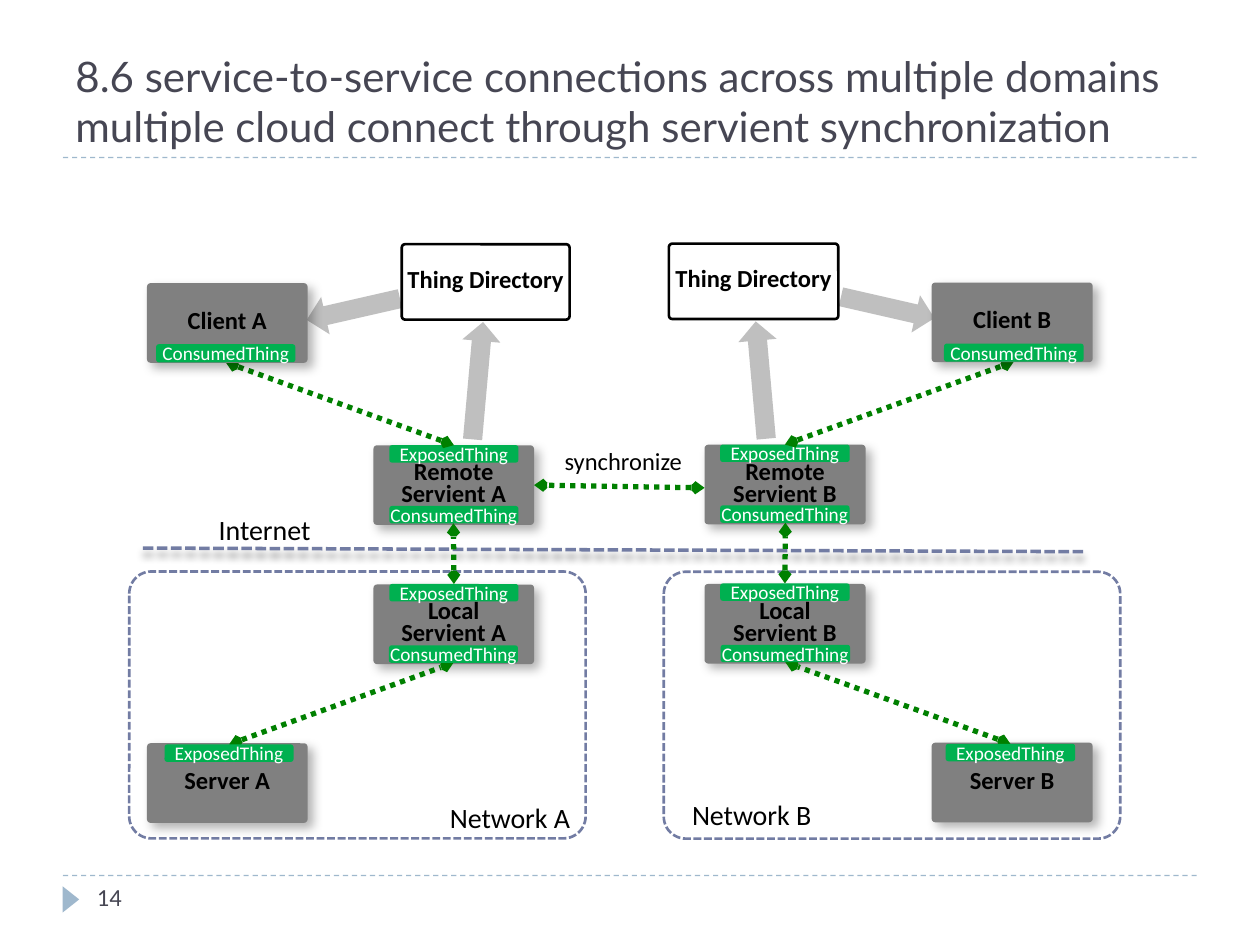
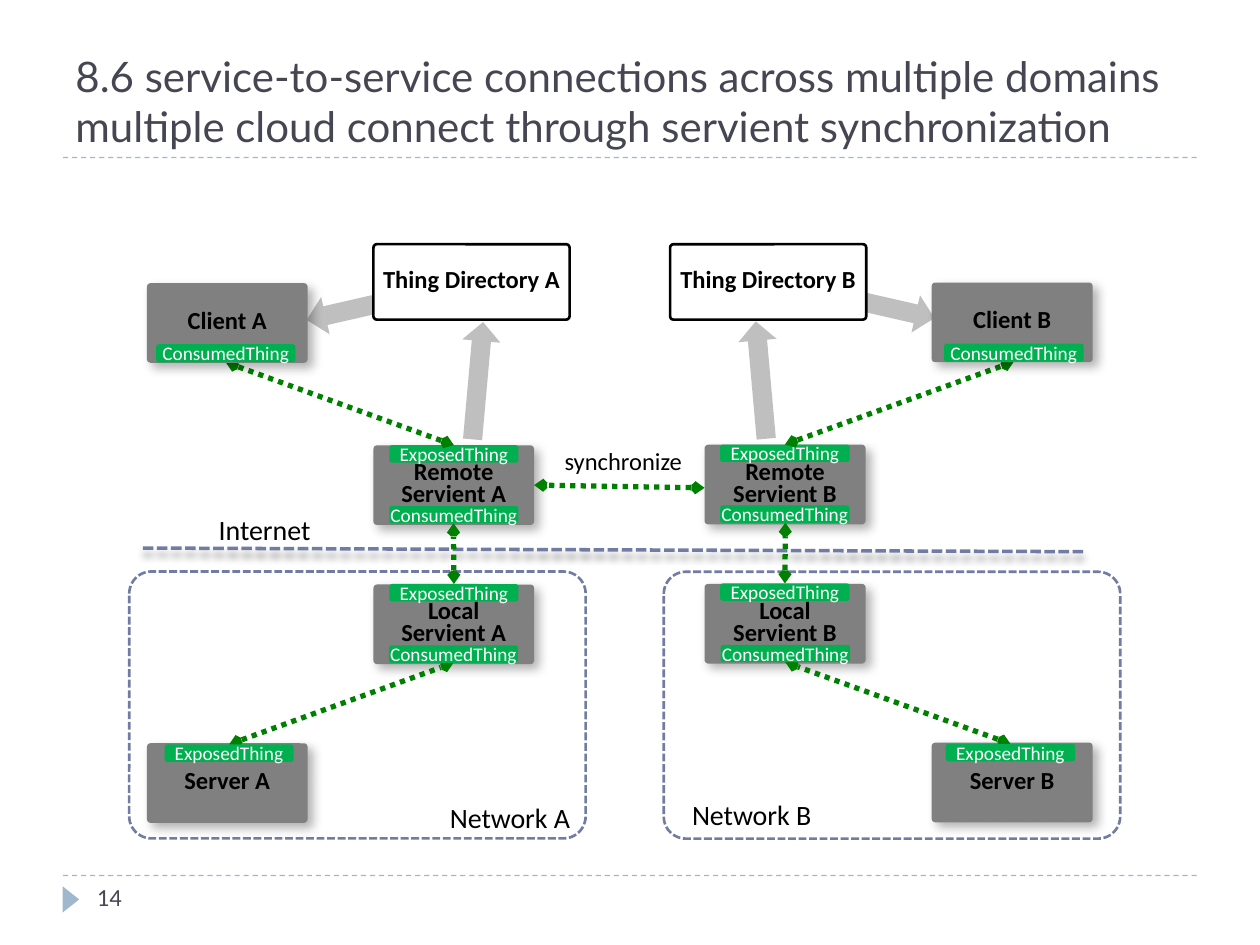
Before and after one commit to w3c/wot-architecture, a slide deck: slide 14 of images/arch-figures-matsukura-new.pptx. Drawn at 1260x945 pixels with LibreOffice and Linux fonts; fonts in the diff are those of the drawing. Boxes give left, top, right and bottom in pixels: in the first picture for what was removed or moved away, otherwise in the second. Text is boxed around its words. In the diff, an @@ line names an element or a change of style, - is before the commit and + after.

Commit message:
Fix figures - add A/B to Thing Directories
The text refers to "Thing Directory A" and "Thing Directory B" but these were not labelled in the figure.  Fixed.

```diff
--- a/images/arch-figures-matsukura-new.pptx
+++ b/images/arch-figures-matsukura-new.pptx
@@ rounded rectangle "Thing Directory A": place and size @@
-rounded rectangle "Thing Directory A" at (402, 244, 570, 320)
+rounded rectangle "Thing Directory A" at (373, 244, 570, 320)
@@ rounded rectangle "Thing Directory B": place and size @@
-rounded rectangle "Thing Directory B" at (669, 243, 838, 319)
+rounded rectangle "Thing Directory B" at (670, 244, 867, 320)
@@ text in rounded rectangle at (383, 270, 560, 292): text changed @@
-Thing Directory
+Thing Directory A
@@ text in rounded rectangle at (680, 270, 856, 292): text changed @@
-Thing Directory
+Thing Directory B
```
Also in this commit, not shown: 1 other slide changed, 2 other files.
